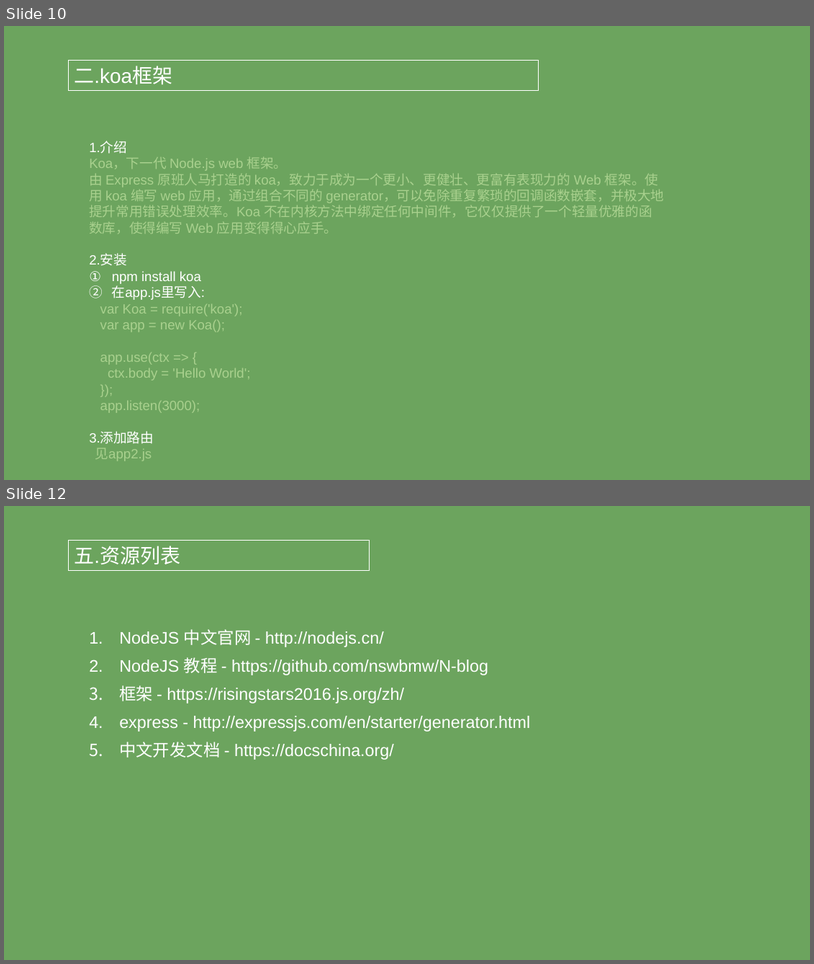
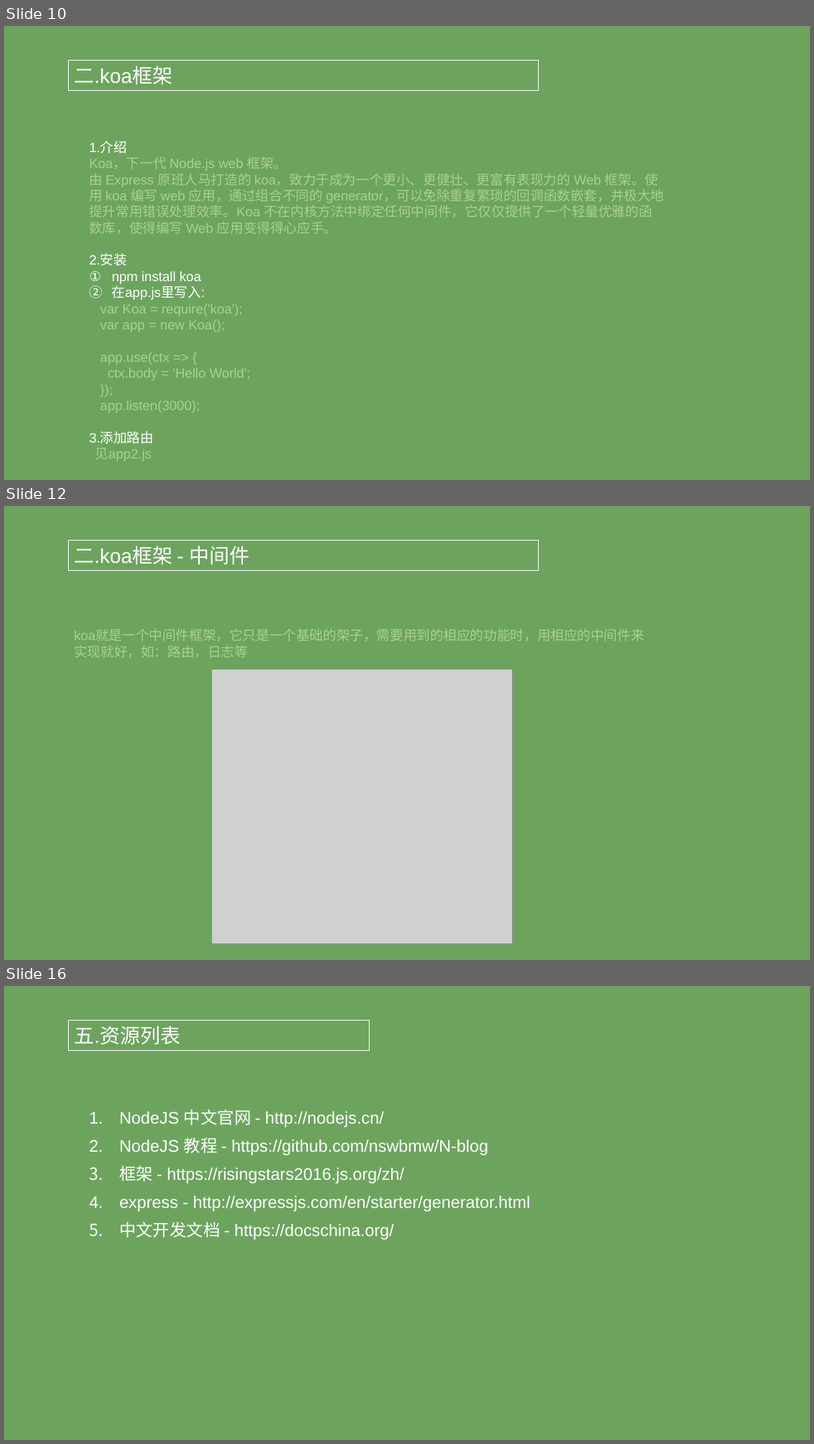
Before and after one commit to XiaoMuCOOL/share, a slide deck: 分享会/1.NodeJS分享/NodeJS之Koa分享.pptx. Shown one above the other, each under a label of ours: slides 10 and 12 before the commit, slides 10, 12 and 16 after it; the slides between them are not shown. The pictures are 814x964 and 814x1444 pixels, drawn with LibreOffice and Linux fonts; fonts in the diff are those of the drawing; grey boxes stand for pictures. Boxes give left, top, right and bottom in pixels: in the first picture for what was removed or moved away, otherwise in the second. Text is boxed around its words. In the diff, an @@ line names an element or a change of style, - is before the commit and + after.

```diff
--- a/分享会/1.NodeJS分享/NodeJS之Koa分享.pptx
+++ b/分享会/1.NodeJS分享/NodeJS之Koa分享.pptx
@@ slide 12 added at <box>4,506,810,960</box>, background #6CA45E @@
@@ rectangle added at <box>68,540,539,570</box>, outline #FFFFFF 0.75 pt, 24 pt, text #FFFFFF @@
+二.koa框架 - 中间件
@@ text added at <box>74,630,645,658</box>, 16 pt, text #A9D18E @@
+koa就是一个中间件框架，它只是一个基础的架子，需要用到的相应的功能时，用相应的中间件来实现就好，如：路由，日志等
@@ picture added at <box>211,669,513,943</box> @@
@@ what was slide 12 is now slide 16 @@
```
Also in this commit, not shown: 4 other slides added, 1 slide removed, 5 other files.
